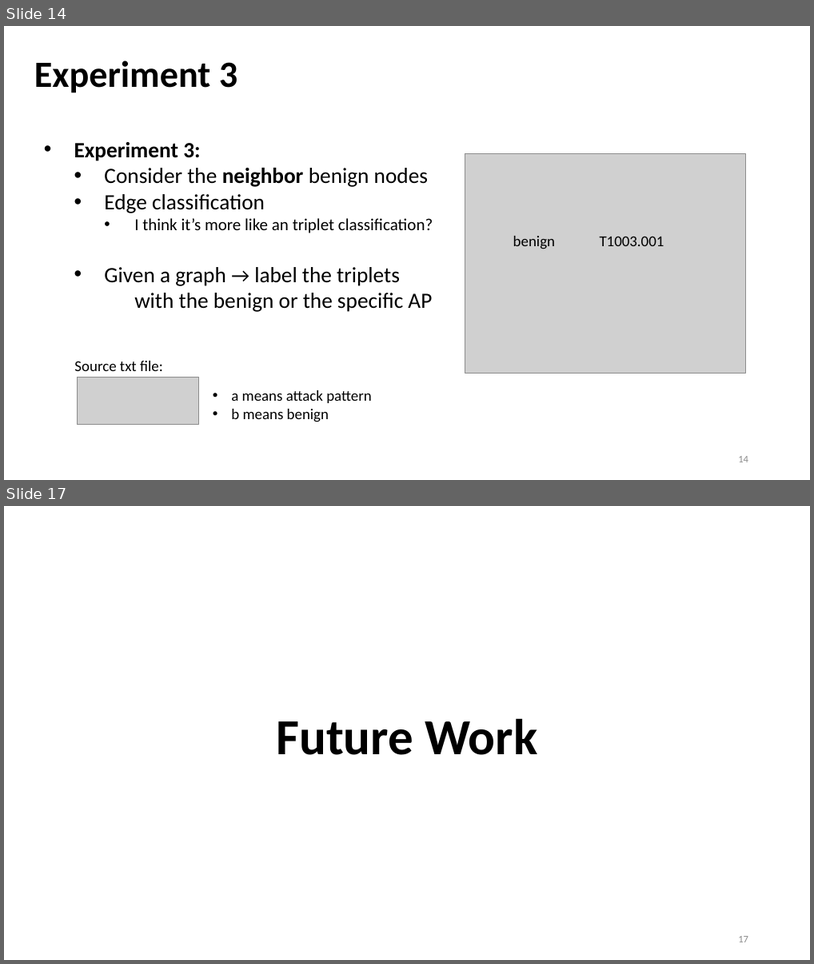
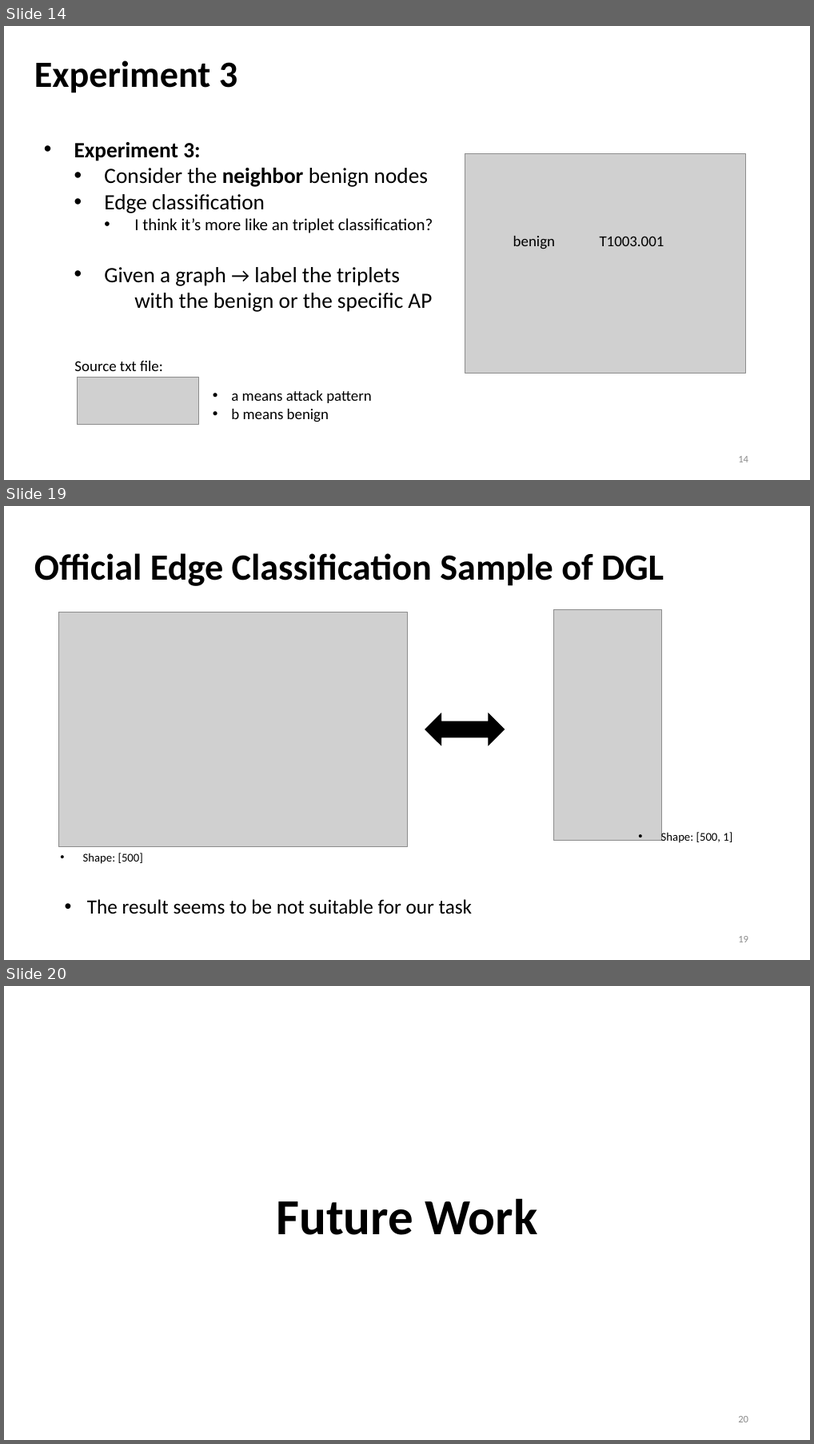
Before and after one commit to Bai1026/Intern-IIS, a slide deck: Meeting/Presentation_0914.pptx. Shown one above the other, each under a label of ours: slides 14 and 17 before the commit, slides 14, 19 and 20 after it; the slides between them are not shown. The pictures are 814x964 and 814x1444 pixels, drawn with LibreOffice and Linux fonts; fonts in the diff are those of the drawing; grey boxes stand for pictures. Boxes give left, top, right and bottom in pixels: in the first picture for what was removed or moved away, otherwise in the second. Text is boxed around its words. In the diff, an @@ line names an element or a change of style, - is before the commit and + after.

```diff
--- a/Meeting/Presentation_0914.pptx
+++ b/Meeting/Presentation_0914.pptx
@@ slide 19 added at bbox=[4, 506, 810, 960], background #FFFFFF @@
@@ title added at bbox=[34, 553, 664, 586], 44 pt, text #000000, bold @@
+Official Edge Classification Sample of DGL
@@ picture added at bbox=[58, 612, 407, 847] @@
@@ picture added at bbox=[554, 609, 662, 840] @@
@@ left right arrow added at bbox=[426, 713, 504, 745], fill #000000, outline #000000 1 pt @@
@@ text added at bbox=[662, 831, 733, 843], 14 pt, text #000000 @@
+• Shape: [500, 1]
@@ text added at bbox=[83, 852, 143, 864], 14 pt, text #000000 @@
+• Shape: [500]
@@ text added at bbox=[87, 899, 473, 914], 24 pt, text #000000 @@
+• The result seems to be not suitable for our task
@@ page number added at bbox=[738, 936, 749, 942], 12 pt, text #8C8C8C @@
+19
@@ what was slide 17 is now slide 20 @@
@@ page number at bbox=[738, 1416, 749, 1422]: text changed @@
-17
+20
```
Also in this commit, not shown: 5 slides changed, 2 other slides added, 2 other files.
